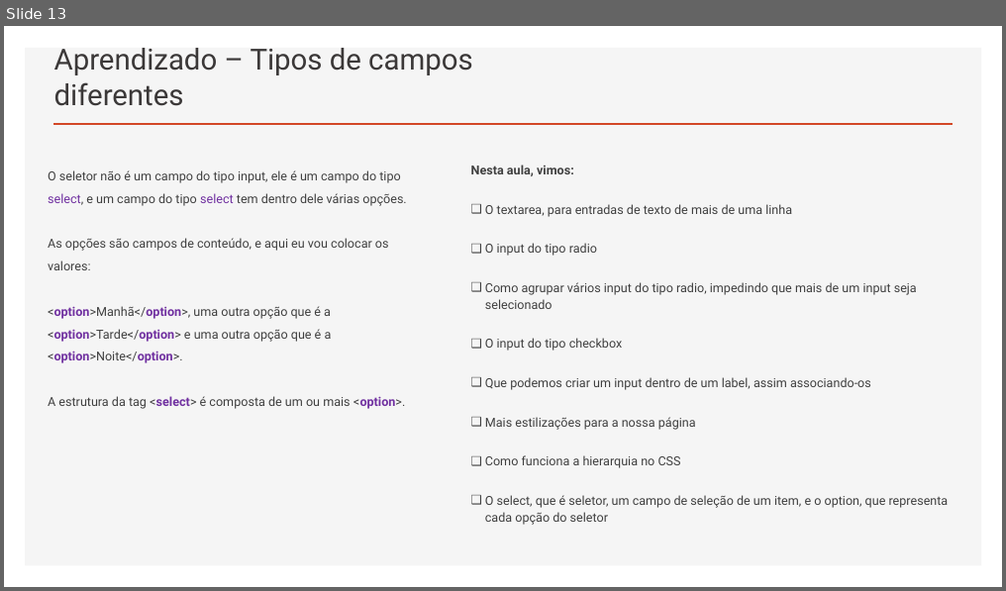
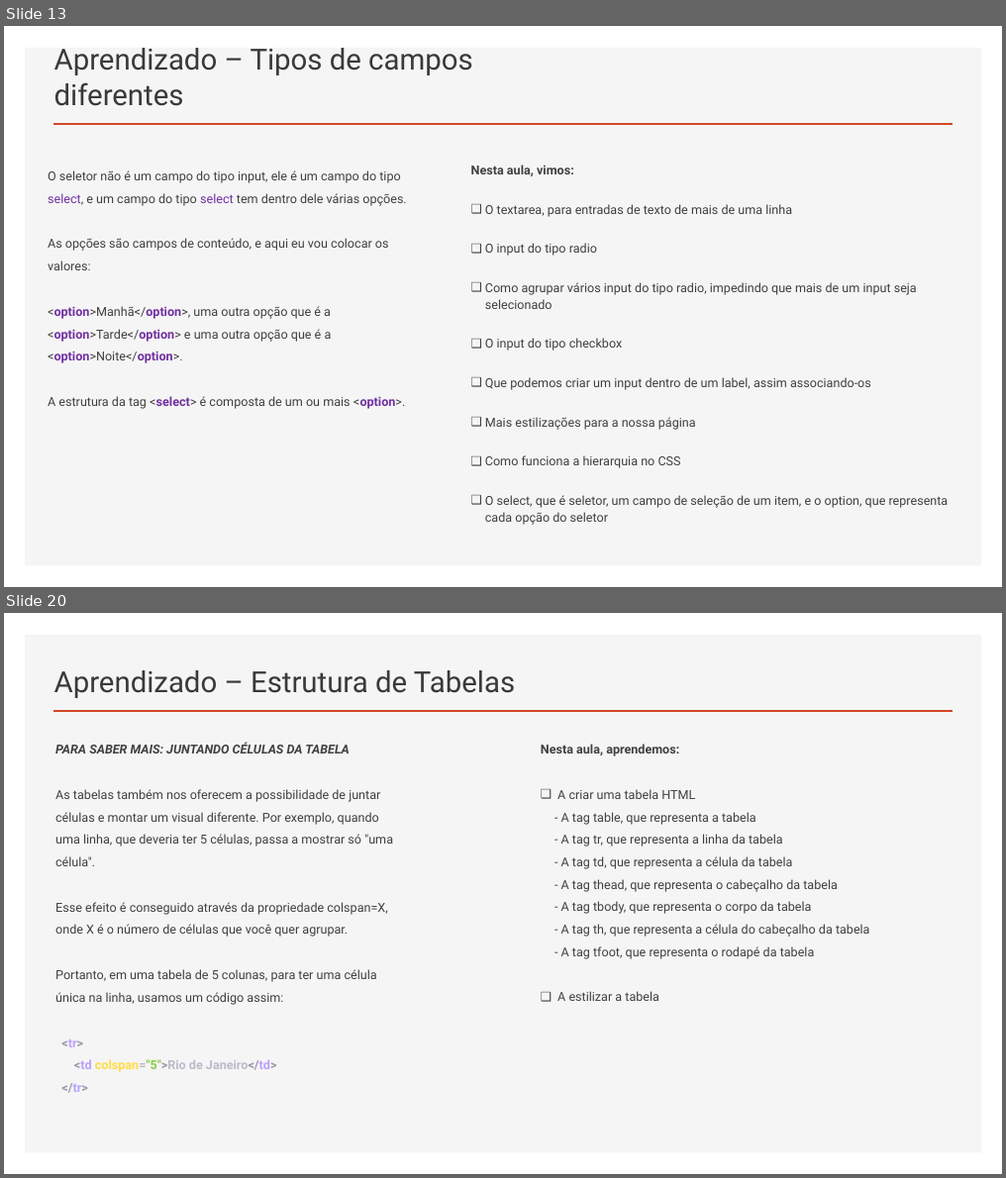
Before and after one commit to RaizaCirne/app-flex, a slide deck: Trilhas/[Iniciante em Programação T5 - ONE]/Material/05.HTML5_e_CSS3-parte_3.pptx. Shown one above the other, each under a label of ours: slide 13 before the commit, slides 13 and 20 after it; the slides between them are not shown. The pictures are 1006x591 and 1006x1178 pixels, drawn with LibreOffice and Linux fonts; fonts in the diff are those of the drawing. Boxes give left, top, right and bottom in pixels: in the first picture for what was removed or moved away, otherwise in the second. Text is boxed around its words. In the diff, an @@ line names an element or a change of style, - is before the commit and + after.

Commit message:
docs: finalizar ppt HTML5_e_CSS3-parte_3

```diff
--- a/Trilhas/[Iniciante em Programação T5 - ONE]/Material/05.HTML5_e_CSS3-parte_3.pptx
+++ b/Trilhas/[Iniciante em Programação T5 - ONE]/Material/05.HTML5_e_CSS3-parte_3.pptx
@@ slide 20 added at (4,613,1002,1174), background #FFFFFF; not listed: 2 template elements that a slide beside it also shows @@
@@ title added at (54,670,515,698), 28 pt, text #3B3838 @@
+Aprendizado – Estrutura de Tabelas
@@ text added at (55,742,393,1093), 12 pt, text #404040 @@
+PARA SABER MAIS: JUNTANDO CÉLULAS DA TABELA
+As tabelas também nos oferecem a possibilidade de juntar células e montar um visual diferente. Por exemplo, quando uma linha, que deveria ter 5 células, passa a mostrar só "uma célula".
+Esse efeito é conseguido através da propriedade colspan=X, onde X é o número de células que você quer agrupar.
+Portanto, em uma tabela de 5 colunas, para ter uma célula única na linha, usamos um código assim:
+<tr>
+<td colspan="5">Rio de Janeiro</td>
+</tr>
@@ text added at (541,744,870,1001), 12 pt, text #404040 @@
+Nesta aula, aprendemos:
+❑ A criar uma tabela HTML
+  - A tag table, que representa a tabela
+  - A tag tr, que representa a linha da tabela
+  - A tag td, que representa a célula da tabela
+  - A tag thead, que representa o cabeçalho da tabela
+  - A tag tbody, que representa o corpo da tabela
+  - A tag th, que representa a célula do cabeçalho da tabela
+  - A tag tfoot, que representa o rodapé da tabela
+❑ A estilizar a tabela
```
Also in this commit, not shown: 7 other slides added.
